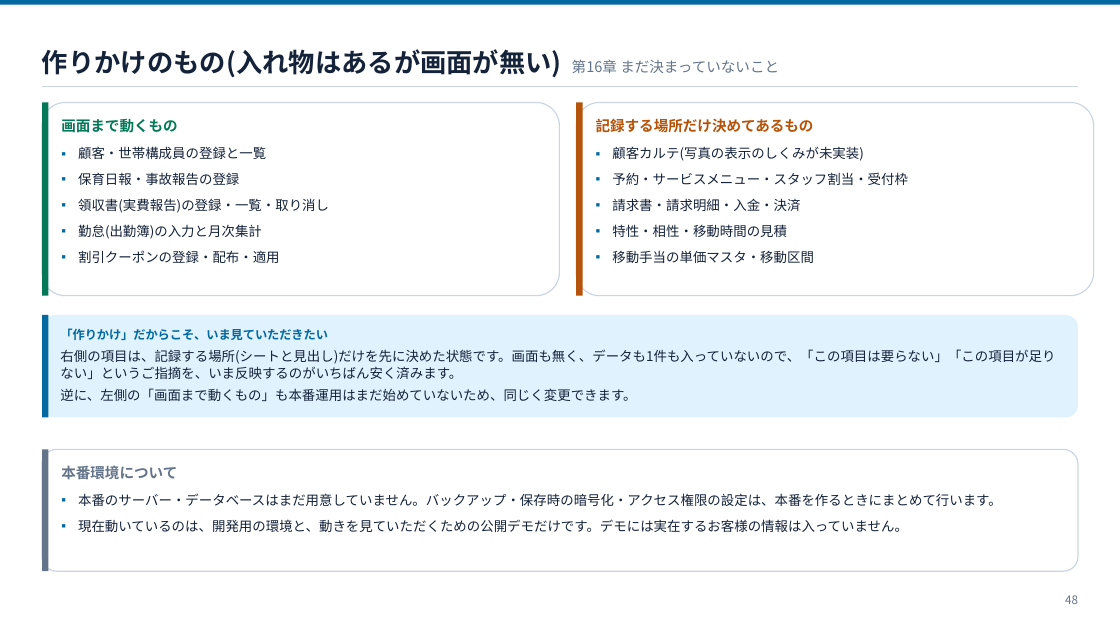
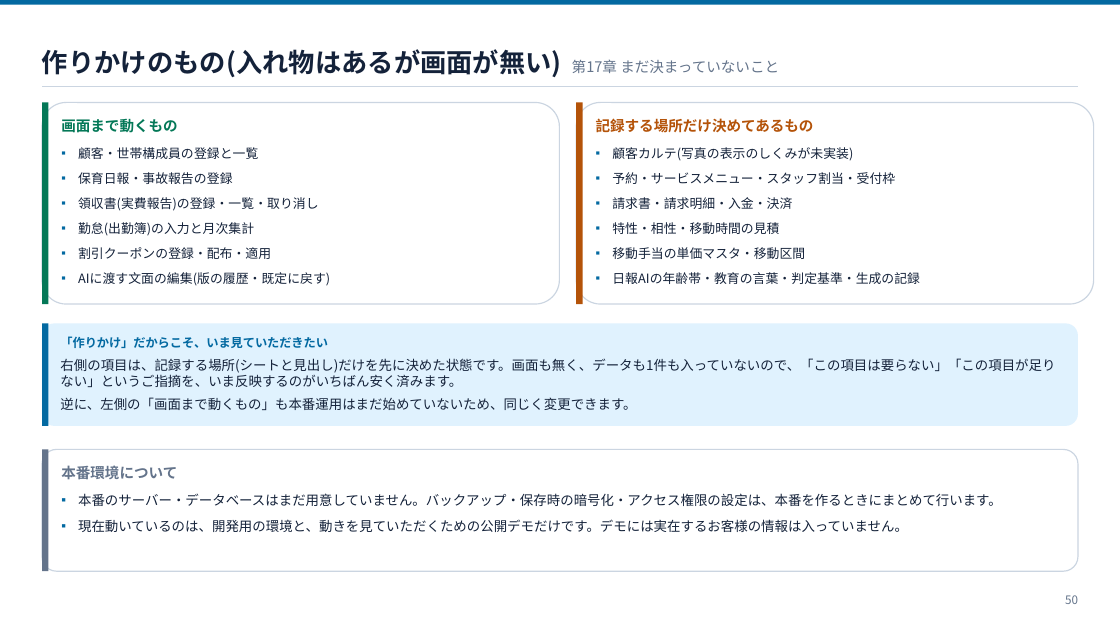
Before and after one commit to ohru131/katahimo-app, a slide deck: slide 50 of doc/slides/db-for-business.pptx (slide 48 before the commit). Drawn at 1120x630 pixels with LibreOffice and Linux fonts; fonts in the diff are those of the drawing. Boxes give left, top, right and bottom in pixels: in the first picture for what was removed or moved away, otherwise in the second. Text is boxed around its words. In the diff, an @@ line names an element or a change of style, - is before the commit and + after.

```diff
--- a/doc/slides/db-for-business.pptx
+++ b/doc/slides/db-for-business.pptx
@@ text at (42, 49, 779, 77): text changed @@
-作りかけのもの(入れ物はあるが画面が無い) 第16章 まだ決まっていないこと
+作りかけのもの(入れ物はあるが画面が無い) 第17章 まだ決まっていないこと
@@ rounded rectangle: place and size @@
-rounded rectangle at (42, 103, 560, 296)
+rounded rectangle at (42, 103, 560, 304)
@@ rectangle: place and size @@
-rectangle at (42, 103, 48, 296)
+rectangle at (42, 103, 48, 304)
@@ rounded rectangle: place and size @@
-rounded rectangle at (576, 103, 1094, 296)
+rounded rectangle at (576, 103, 1094, 304)
@@ rectangle: place and size @@
-rectangle at (576, 103, 582, 296)
+rectangle at (576, 103, 582, 304)
@@ text at (78, 147, 318, 259): size 11.5 to 11 pt in "顧客・世帯構成員の登録と一覧", "保育日報・事故報告の登録", "領収書(実費報告)の登録・一覧・取り消し", "勤怠(出勤簿)の入力と月次集計" and 1 more places @@
@@ text at (612, 147, 895, 259): size 11.5 to 11 pt in "顧客カルテ(写真の表示のしくみが未実装)", "予約・サービスメニュー・スタッフ割当・受付枠", "請求書・請求明細・入金・決済", "特性・相性・移動時間の見積" and 1 more places @@
@@ text at (78, 272, 330, 286): paragraph added @@
+▪ AIに渡す文面の編集(版の履歴・既定に戻す)
@@ text at (612, 272, 920, 284): paragraph added @@
+▪ 日報AIの年齢帯・教育の言葉・判定基準・生成の記録
@@ 2 texts, 1 rounded rectangle, 1 rectangle: place and size @@
-2 texts, 1 rounded rectangle, 1 rectangle at (42, 315, 1078, 418)
+2 texts, 1 rounded rectangle, 1 rectangle at (42, 323, 1078, 426)
@@ text at (1065, 595, 1078, 604): text changed @@
-48
+50
```
Also in this commit, not shown: 14 other slides changed, 2 slides added, 52 other files.
